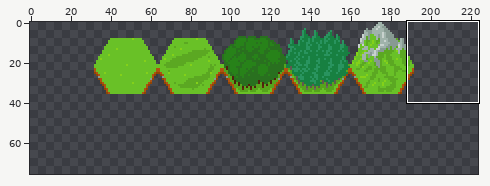
Two versions of one sprite sheet, game.png. The first picture is a wide view before the edit; the outline marks the close-up.
Close-up. Before the commit:
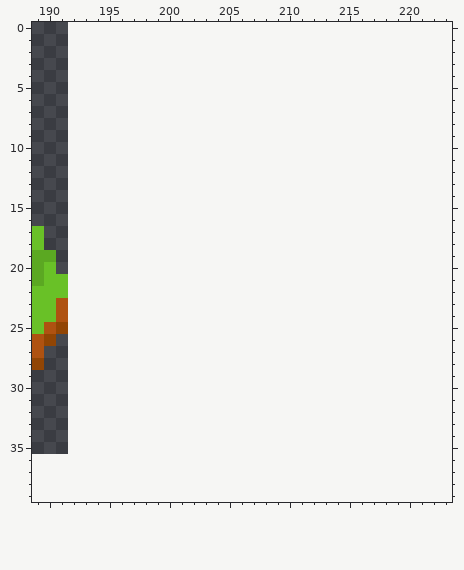
The file is 160x36 pixels. Colours within 5 levels of each other are drawn and written as one. Shown: x 189..223, y 0..39. The old version is drawn lined up with the new one, on the new canvas. The commit also changed other parts of the picture, which this record leaves out.
And afterwards:
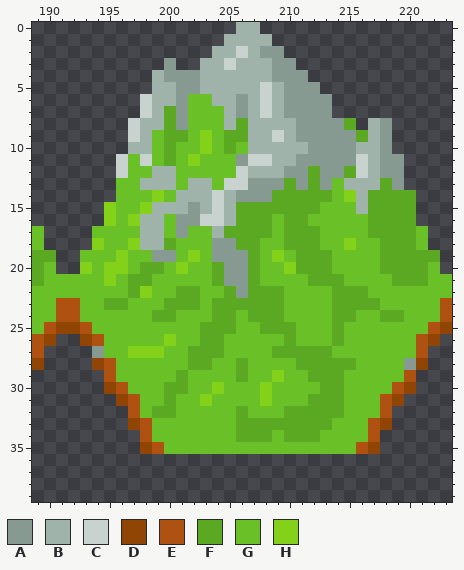
Palette (. is transparent): A #879a92  B #a0b3ab  C #c8d2ce  D #914504  E #af5211  F #5ba822  G #69c127  H #84d119
Edits made:
canvas 160x36 -> 224x76, the old top-left corner now at 32,0
@@ x 189..223 @@
- 0 ...................................
- 1 ...................................
- 2 ...................................
- 3 ...................................
- 4 ...................................
- 5 ...................................
- 6 ...................................
- 7 ...................................
- 8 ...................................
- 9 ...................................
-10 ...................................
-11 ...................................
-12 ...................................
-13 ...................................
-14 ...................................
-15 ...................................
-16 ...................................
-17 G..................................
-18 G..................................
-19 FF.................................
-20 FG.................................
-21 FGG................................
-22 GGG................................
-23 GGE................................
-24 GGE................................
-25 GED................................
-26 ED.................................
-27 E..................................
-28 D..................................
-29 ...................................
-30 ...................................
-31 ...................................
-32 ...................................
-33 ...................................
-34 ...................................
-35 ...................................
+ 0 .................BB................
+ 1 ................BBBB...............
+ 2 ...............BBCBAA..............
+ 3 ...........A..BBCBBBAA.............
+ 4 ..........BAAABBBBBBAAA............
+ 5 ..........BBAABBBBBCBAAA...........
+ 6 .........CBBAGGBBABCBAAAA..........
+ 7 .........CBFAGGGBABCBAAAA..........
+ 8 ........CBBFAGGGBFBBBBAAAAF.BA.....
+ 9 ........CBGFFGHGFFBBCBAAAAAFBA.....
+10 ........BBGFGGHGFGBBBBBAAAABBA.....
+11 .......CGCGFGHGGGACCBBAAAAACBAA....
+12 .......CGGBBGGGGGCBBBAAFAAFCBAA....
+13 .......GGBBBGBBGCCAAAFAFAGBBBFA....
+14 .......GGGHGBBBCBAAAFFFFFGHBFFFF...
+15 ......HGGHBBBABCBFFFFFFFGGGBFFFF...
+16 ......HGHBBGAACCBFFFGFFGGGGGFFFF...
+17 G....GGGGBBGAGGBFFFFGFFFGGGGFFFFG..
+18 G....HGGHBBFGGGAAFFGGFFFGGHGGFFFG..
+19 FF..GGGHGGAAGHGAAAFGHGFFFGGGGFFFFF.
+20 FG..HGHHGFFGHGGFAAFGGHFFFGGGGFFFFG.
+21 FGGGGGHGFFGGGGGFAAFGGGGFFFGGGGFFFGG
+22 GGGGGGGGFHGGFFGGFAFFFGGGGFFFGGGGGGG
+23 GGEEGGFFGGGFFFGFFFFFFGGGGFFFFGGGGGE
+24 GGEEGGGGGGFFGGGFFGFFFGGGGFFGGFFGGGE
+25 GEDDEGGGGGGGGGFFFGGFFFGGGFGGGGGGGED
+26 ED..DEGGGGGHGGFFGGGGGFGGGFGGGGGGED.
+27 E....AGGHHHGGFFFGGGGFFFFFGGGGGGGE..
+28 D....DEGGGGGGFFGGFGGGGFFFFFGGGGAD..
+29 ......EGGGGGFGGGGFGGHGGFFFGGGGGE...
+30 ......DEGGGFFGGHGGGHGGGGFFGGGGED...
+31 .......DEGGFGGHGGGGHGGGFFFGGGED....
+32 ........EGFFGGGGGFGGGFFFFFGGGE.....
+33 ........DEGGGGGGGFFFFFFFFGGGED.....
+34 .........EGGGGGGGFFFGFFFGGGGE......
+35 .........DEGGGGGGGGGGGGGGGGED......
 36 ...................................
Changed places in both close-ups, as pixel boxes (x1, y1, x2, y2):
added: (68, 22, 452, 454)
